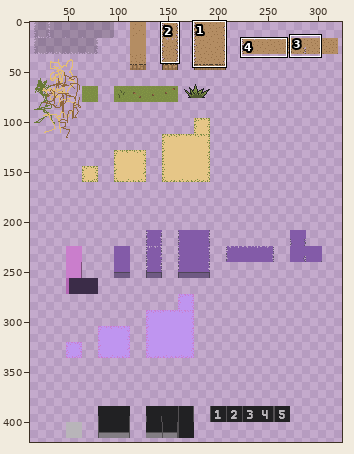
File history of a sprite sheet, Assets/Environment/new_tiles.png. Above: a wide view before the commit, with the close-up outlined.
Close-up. As it was:
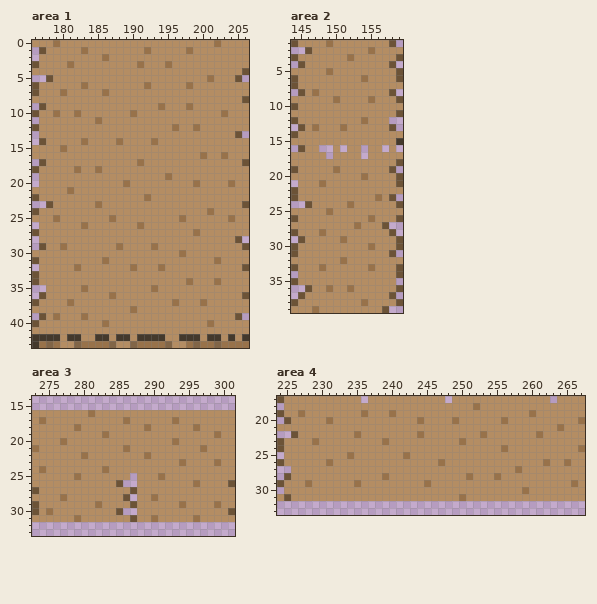
The file is 400x560 pixels. Shown: area 1: x 176..206, y 0..43; area 2: x 144..159, y 1..39; area 3: x 273..301, y 14..33; area 4: x 224..267, y 17..33. The wide view leaves out empty margins. The commit also changed other parts of the picture, which this record leaves out.
Now the later version:
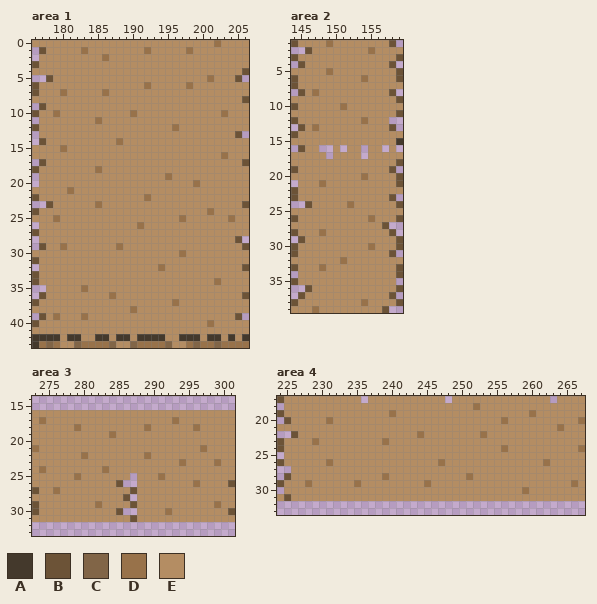
Palette (. is transparent): A #44392c  B #6c5337  C #816547  D #98724a  E #b48d63
The exact change:
Area 1:
y 0: x 179 D -> E
y 3: x 181 D -> E; x 191 D -> E; x 195 D -> E
y 6: x 183 D -> E
y 9: x 194 D -> E; x 198 D -> E
y 10: x 182 D -> E
y 12: x 199 D -> E
y 14: x 183 D -> E; x 193 D -> E
y 16: x 200 D -> E
y 17: x 191 D -> E
y 18: x 182 D -> E
y 20: x 189 D -> E; x 204 D -> E
y 25: x 187 D -> E
y 26: x 183 D -> E
y 27: x 199 D -> E
y 29: x 193 D -> E
y 31: x 186 D -> E; x 202 D -> E
y 32: x 182 D -> E; x 190 D -> E
y 34: x 198 D -> E
y 35: x 193 D -> E
y 37: x 181 D -> E; x 200 D -> E
y 40: x 186 D -> E
Area 2:
y 3: x 152 D -> E
y 9: x 150 D -> E; x 155 D -> E
y 10: x 151 E -> D
y 13: x 151 D -> E
y 19: x 150 D -> E
y 23: x 156 D -> E
y 25: x 149 D -> E
y 27: x 153 D -> E
y 29: x 151 D -> E
y 33: x 155 D -> E
y 36: x 149 D -> E; x 152 D -> E
Area 3:
y 16: x 281 D -> E
y 17: x 286 D -> E
y 19: x 283..284 DE -> ED; x 299 D -> E
y 20: x 277 D -> E; x 293 D -> E
y 21: x 286 D -> E
y 27: x 276 E -> D
y 28: x 277 D -> E; x 290 D -> E
y 29: x 294 D -> E
y 30: x 275 D -> E; x 292 E -> D
y 31: x 279 D -> E; x 290 D -> E; x 296 D -> E
Area 4:
y 19: x 227 D -> E; x 236 D -> E
y 20: x 244 D -> E; x 249 D -> E
y 22: x 235 D -> E; x 261 D -> E
y 23: x 250 D -> E
y 25: x 234 D -> E; x 242 D -> E
y 26: x 265 D -> E
y 27: x 258 D -> E
y 28: x 255 D -> E
y 31: x 250 D -> E
